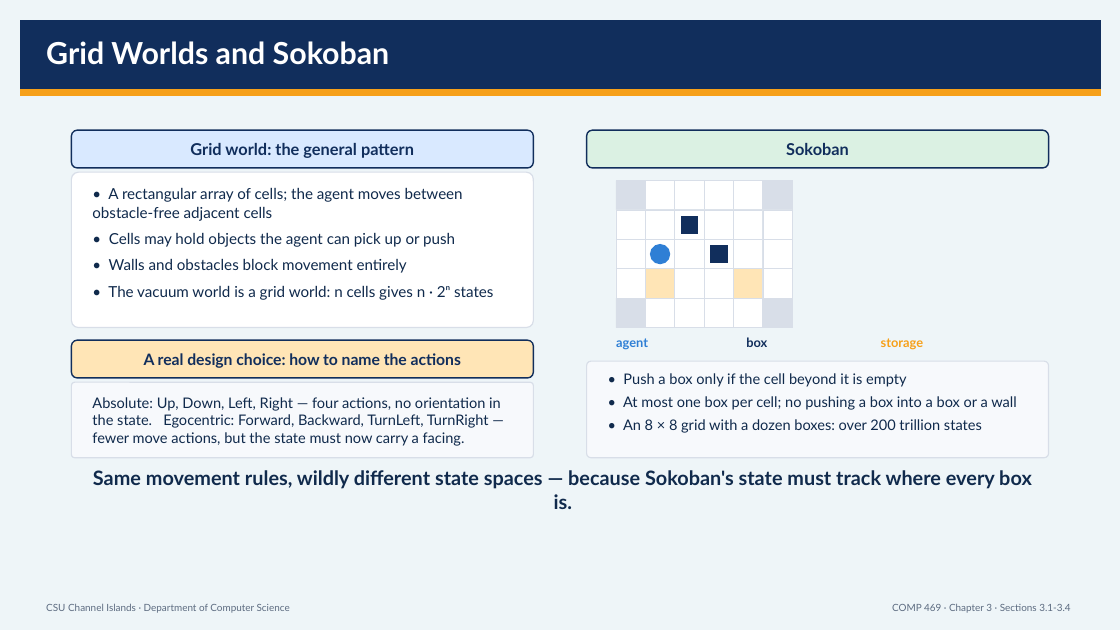
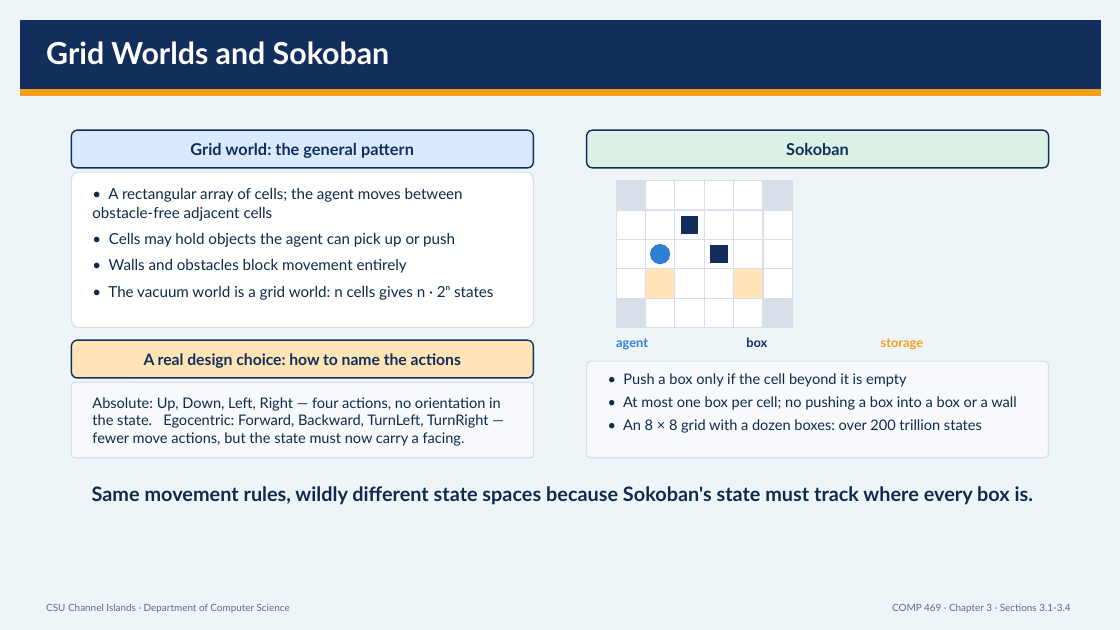
Before and after one commit to DrNatas/Comp_469, a slide deck: slide 12 of Fall 2026/L03 - Uniformed Search - 3.1 to 3.4/COMP469_Chapter3_3_1_to_3_4_CSUCI_Expanded.pptx. Drawn at 1120x630 pixels with LibreOffice and Linux fonts; fonts in the diff are those of the drawing. Boxes give left, top, right and bottom in pixels: in the first picture for what was removed or moved away, otherwise in the second. Text is boxed around its words. In the diff, an @@ line names an element or a change of style, - is before the commit and + after.

Commit message:
Update Chapter 3 presentation files and remove obsolete state space search tree file

```diff
--- a/Fall 2026/L03 - Uniformed Search - 3.1 to 3.4/COMP469_Chapter3_3_1_to_3_4_CSUCI_Expanded.pptx
+++ b/Fall 2026/L03 - Uniformed Search - 3.1 to 3.4/COMP469_Chapter3_3_1_to_3_4_CSUCI_Expanded.pptx
@@ text at box(92, 486, 1033, 505): text changed @@
-Same movement rules, wildly different state spaces — because Sokoban's state must track where every box is.
+Same movement rules, wildly different state spaces because Sokoban's state must track where every box is.
```
Also in this commit, not shown: 9 other slides changed, 3 slides added, 1 slide removed, 1 other file.
